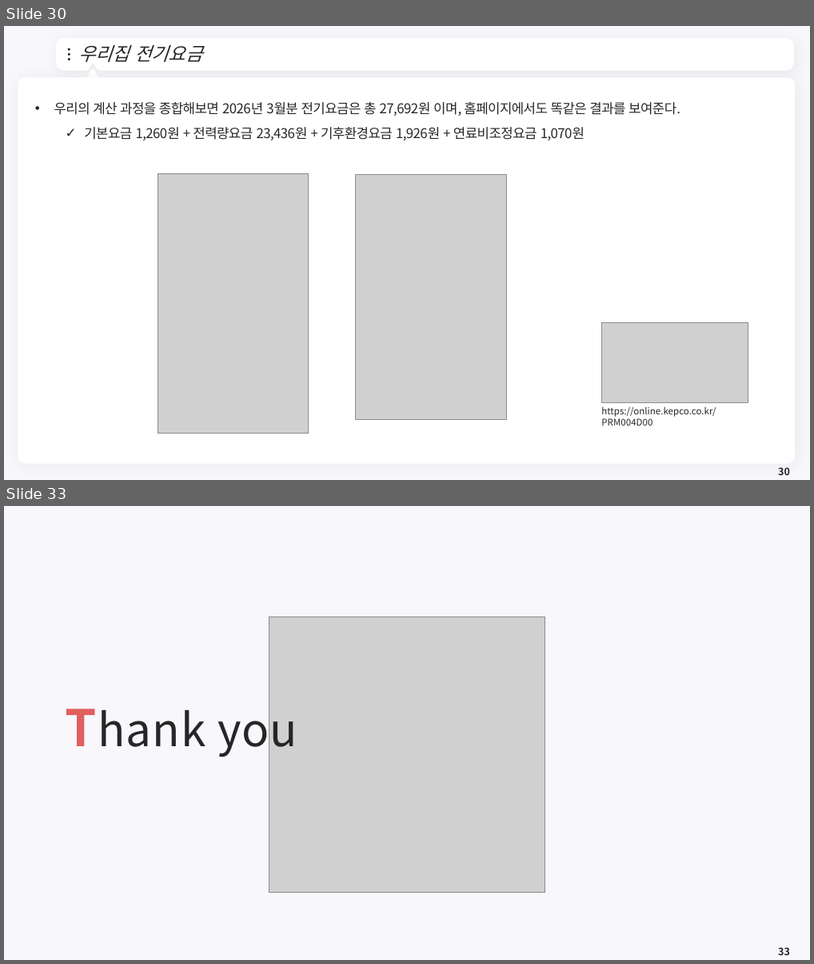
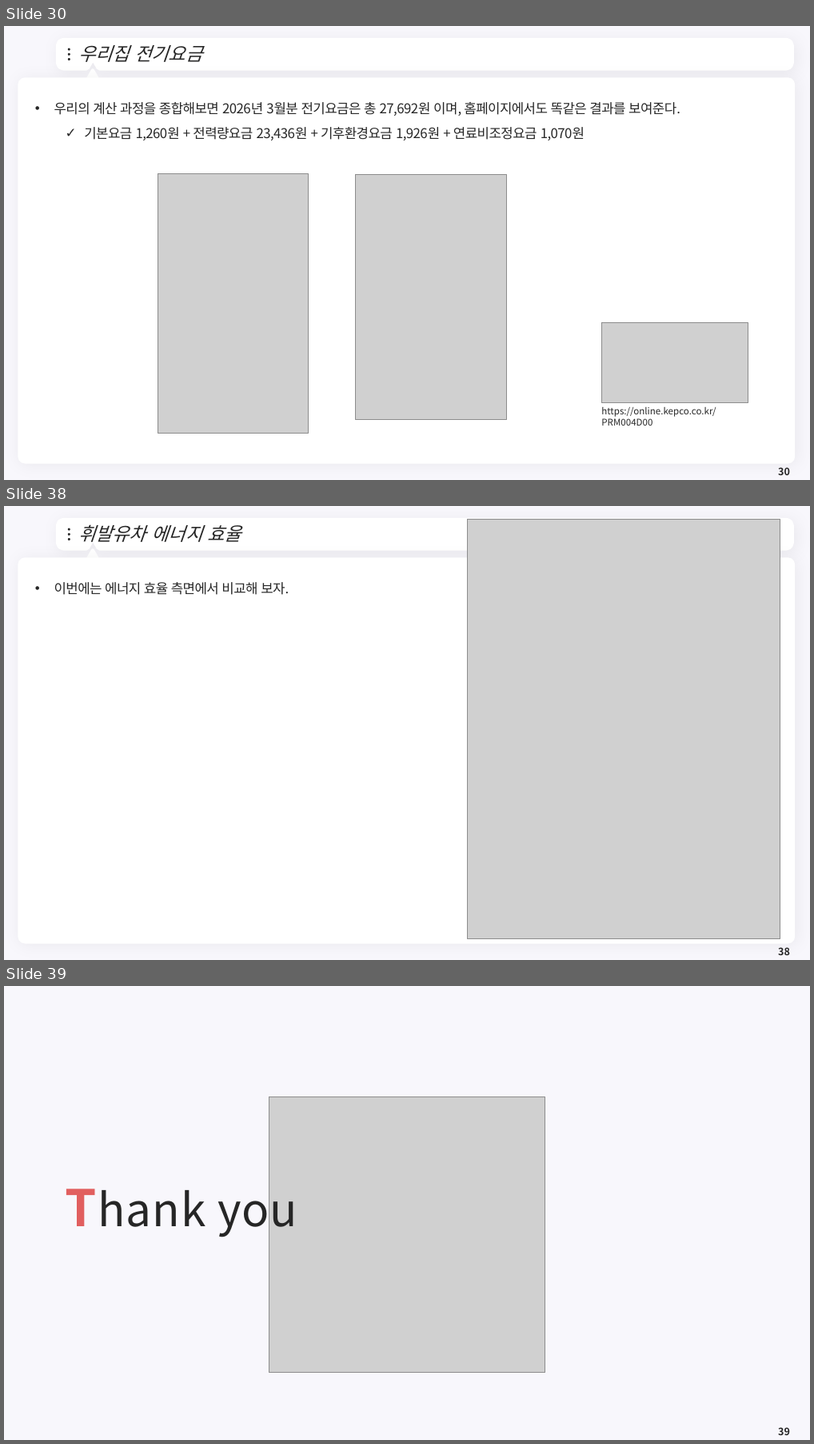
Before and after one commit to meandthey/Teaching, a slide deck: 에너지경제학/자원에너지경제학_Chapter_1.pptx. Shown one above the other, each under a label of ours: slides 30 and 33 before the commit, slides 30, 38 and 39 after it; the slides between them are not shown. The pictures are 814x964 and 814x1444 pixels, drawn with LibreOffice and Linux fonts; fonts in the diff are those of the drawing; grey boxes stand for pictures; background and template pictures are left out. Boxes give left, top, right and bottom in pixels: in the first picture for what was removed or moved away, otherwise in the second. Text is boxed around its words. In the diff, an @@ line names an element or a change of style, - is before the commit and + after.

```diff
--- a/에너지경제학/자원에너지경제학_Chapter_1.pptx
+++ b/에너지경제학/자원에너지경제학_Chapter_1.pptx
@@ slide 38 added at (4,506,810,960), background #F8F7FC; not listed: 7 template elements that a slide beside it also shows @@
@@ title added at (78,524,242,542), 22 pt, text #262626, italic @@
+휘발유차 에너지 효율
@@ picture added at (467,519,781,938) @@
@@ text added at (54,582,289,595), 16 pt, text #262626 @@
+• 이번에는 에너지 효율 측면에서 비교해 보자.
@@ page number added at (778,947,790,955), 12 pt, text #262626, bold @@
+38
@@ what was slide 33 is now slide 39 @@
@@ page number at (778,1427,790,1435): text changed @@
-33
+39
```
Also in this commit, not shown: 1 slide changed, 6 other slides added, 1 slide removed, 1 other file.
